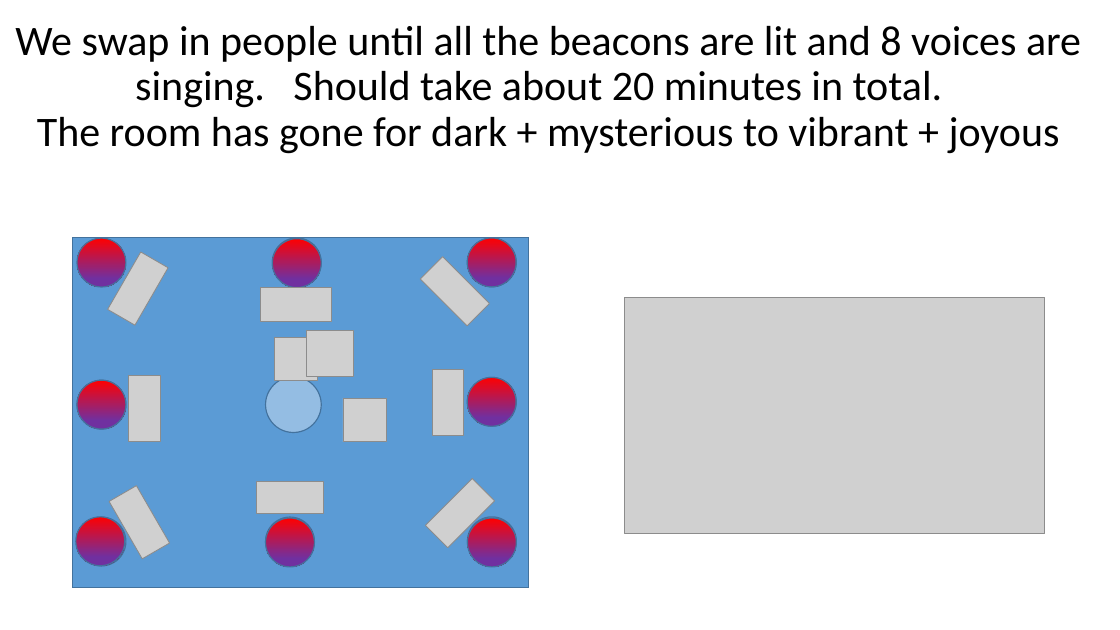
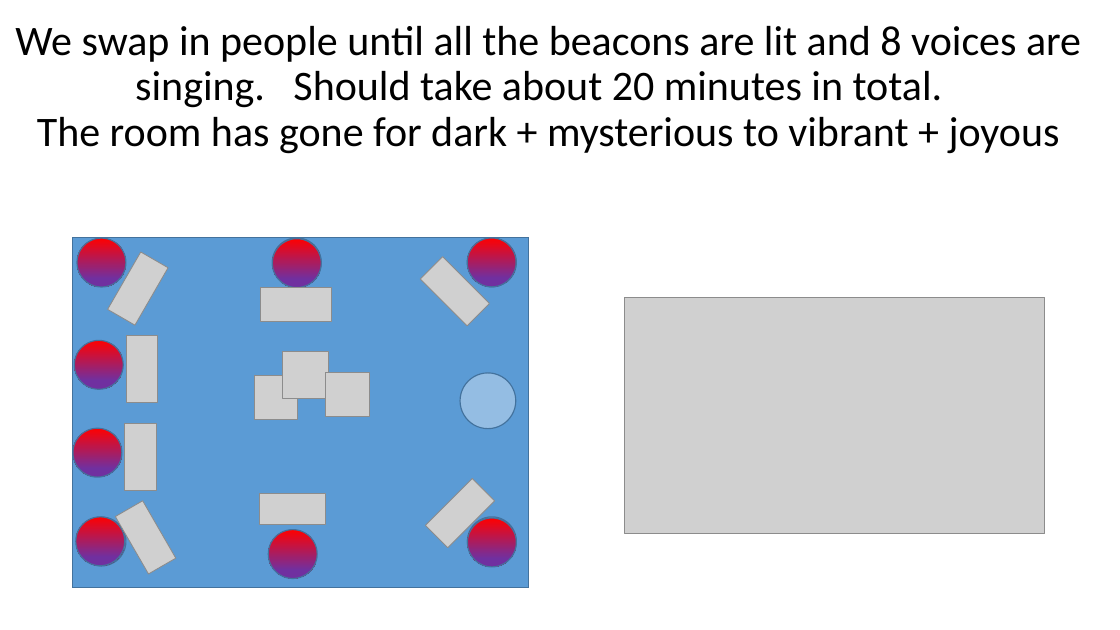
Before and after one commit to mmandel/8Nights2, a slide deck: slide 22 of docs/8NightsVRDesign_Rev2.pptx (slide 17 before the commit). Drawn at 1120x630 pixels with LibreOffice and Linux fonts; fonts in the diff are those of the drawing; grey boxes stand for pictures. Boxes give left, top, right and bottom in pixels: in the first picture for what was removed or moved away, otherwise in the second. Text is boxed around its words. In the diff, an @@ line names an element or a change of style, - is before the commit and + after.

```diff
--- a/docs/8NightsVRDesign_Rev2.pptx
+++ b/docs/8NightsVRDesign_Rev2.pptx
@@ ellipse: place and size @@
-ellipse at <box>77,381,126,429</box>
+ellipse at <box>75,340,124,389</box>
@@ picture: place and size @@
-picture at <box>129,376,160,442</box>
+picture at <box>126,336,158,402</box>
@@ picture: place and size @@
-picture at <box>307,330,354,377</box>
+picture at <box>282,351,329,398</box>
@@ picture: place and size @@
-picture at <box>275,337,318,381</box>
+picture at <box>254,376,297,419</box>
@@ picture: place and size @@
-picture at <box>343,398,386,442</box>
+picture at <box>326,373,370,417</box>
@@ ellipse: place and size @@
-ellipse at <box>266,377,321,433</box>
+ellipse at <box>460,373,516,429</box>
@@ ellipse removed at <box>467,377,516,426</box> @@
@@ ellipse removed at <box>467,377,516,426</box> @@
@@ ellipse: place and size @@
-ellipse at <box>77,381,126,429</box>
+ellipse at <box>73,429,122,477</box>
@@ ellipse at <box>73,429,122,477</box>: fill #5B9BD5 to gradient #FF0000 to #7030A0 @@
@@ picture at <box>124,423,156,490</box>: rotation 180 to 0 degrees @@
@@ picture: place and size @@
-picture at <box>109,485,170,559</box>
+picture at <box>116,501,177,574</box>
@@ picture: place and size @@
-picture at <box>257,482,323,514</box>
+picture at <box>260,493,326,525</box>
@@ ellipse removed at <box>266,518,314,566</box> @@
@@ ellipse: place and size @@
-ellipse at <box>266,518,314,567</box>
+ellipse at <box>268,529,317,578</box>
```
Also in this commit, not shown: 6 other slides changed, 6 slides added, 2 slides removed, 1 other file.
